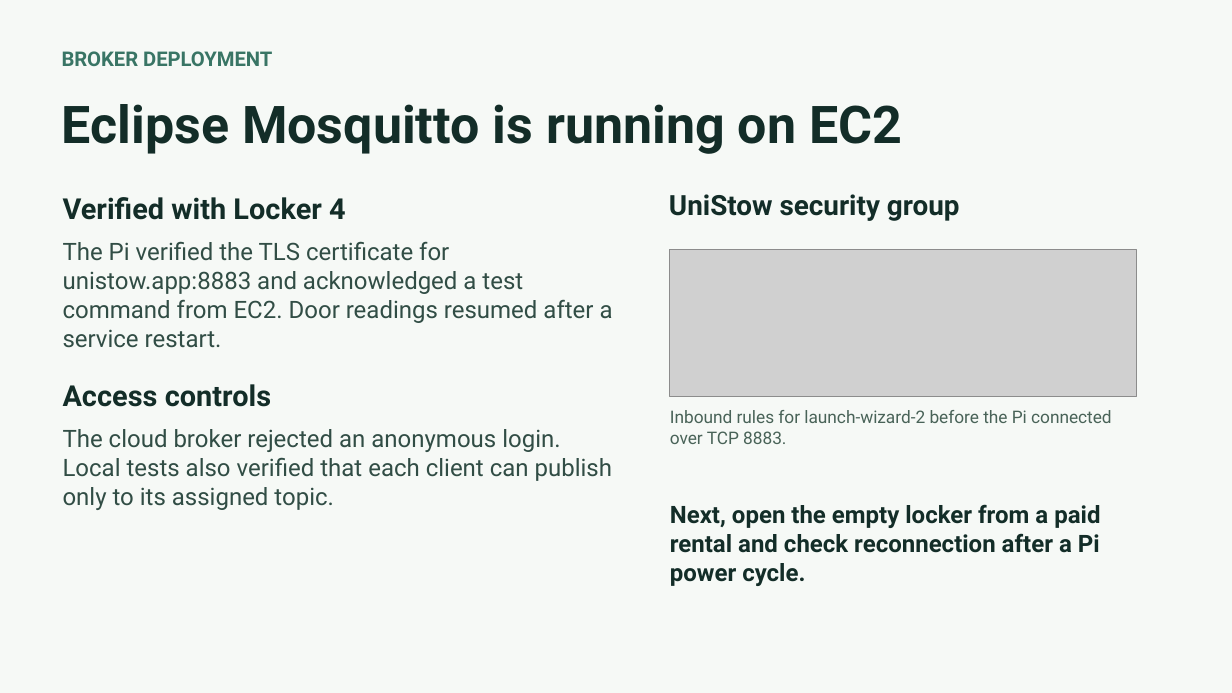
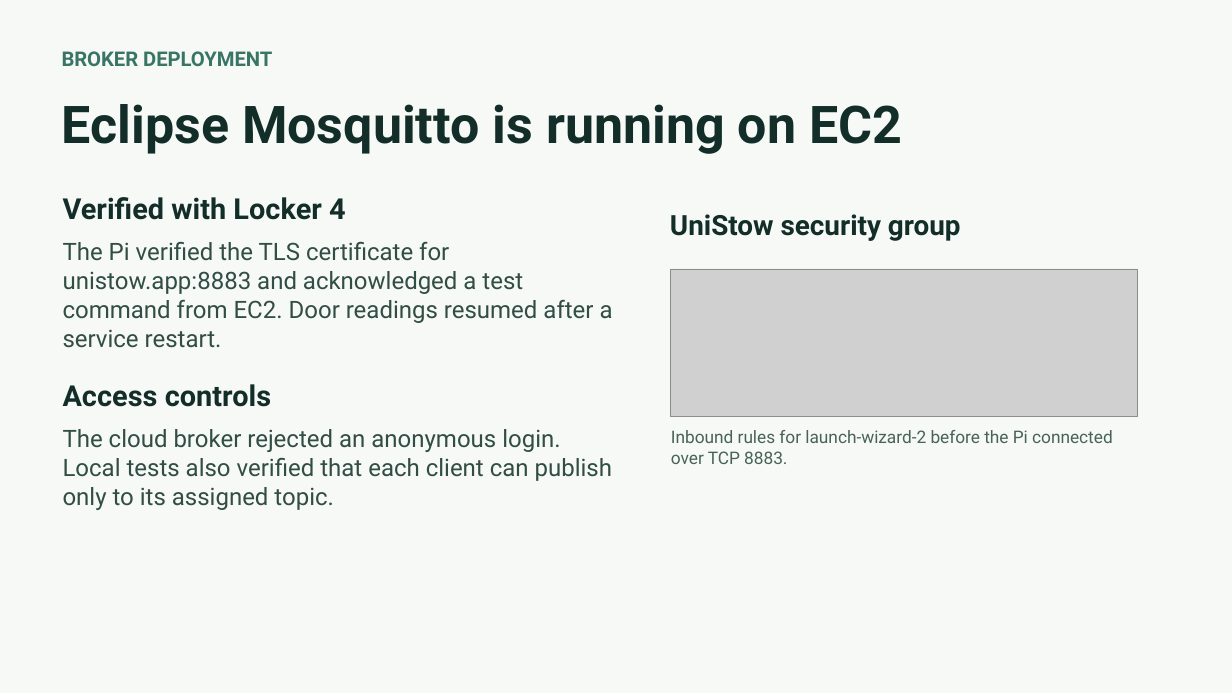
Before and after one commit to nikitsya/UniStow, a slide deck: slide 8 of docs/presentations/UniStow-Progress-Review-2026-11-11.pptx (slide 6 before the commit). Drawn at 1232x693 pixels with LibreOffice and Linux fonts; fonts in the diff are those of the drawing; grey boxes stand for pictures. Boxes give left, top, right and bottom in pixels: in the first picture for what was removed or moved away, otherwise in the second. Text is boxed around its words. In the diff, an @@ line names an element or a change of style, - is before the commit and + after.

Commit message:
Illustrate UniStow's architecture and canteen plan
Pair the campus canteen photograph with an AI visualisation to show
where the proposed lockers would sit.

Add an editable diagram tracing an open request from the student's
browser through FastAPI and Mosquitto on EC2 to the Raspberry Pi.
Show how the Pi reports door state over MQTT and sends heartbeats over
HTTPS, and where PostgreSQL and Stripe fit into the rental process.

Shorten the API, database, deployment and hardware slides. Focus the
issue summary on final submission, email notifications and unpaid
balances. Remove the collection safety and overdue billing entries
and the local test count from the review.

```diff
--- a/docs/presentations/UniStow-Progress-Review-2026-11-11.pptx
+++ b/docs/presentations/UniStow-Progress-Review-2026-11-11.pptx
@@ 2 texts, 1 picture: place and size @@
-2 texts, 1 picture at [669,194,1137,444]
+2 texts, 1 picture at [670,214,1138,464]
@@ text removed at [670,504,1100,586] @@
-Next, open the empty locker from a paid rental and check reconnection after a Pi power cycle.
```
Also in this commit, not shown: 5 other slides changed, 2 slides added.
